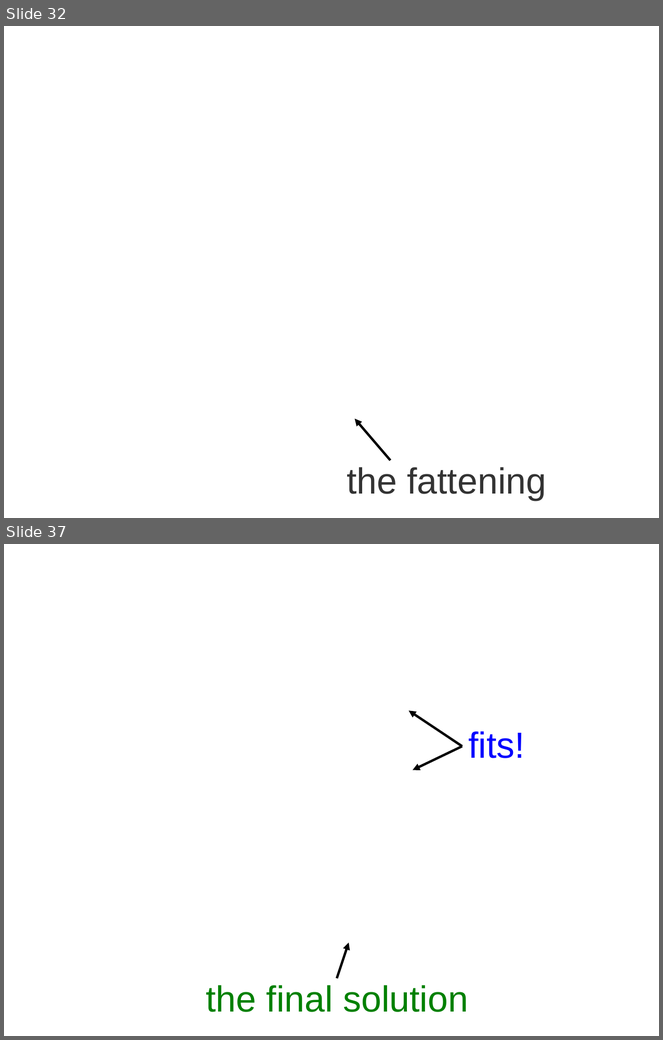
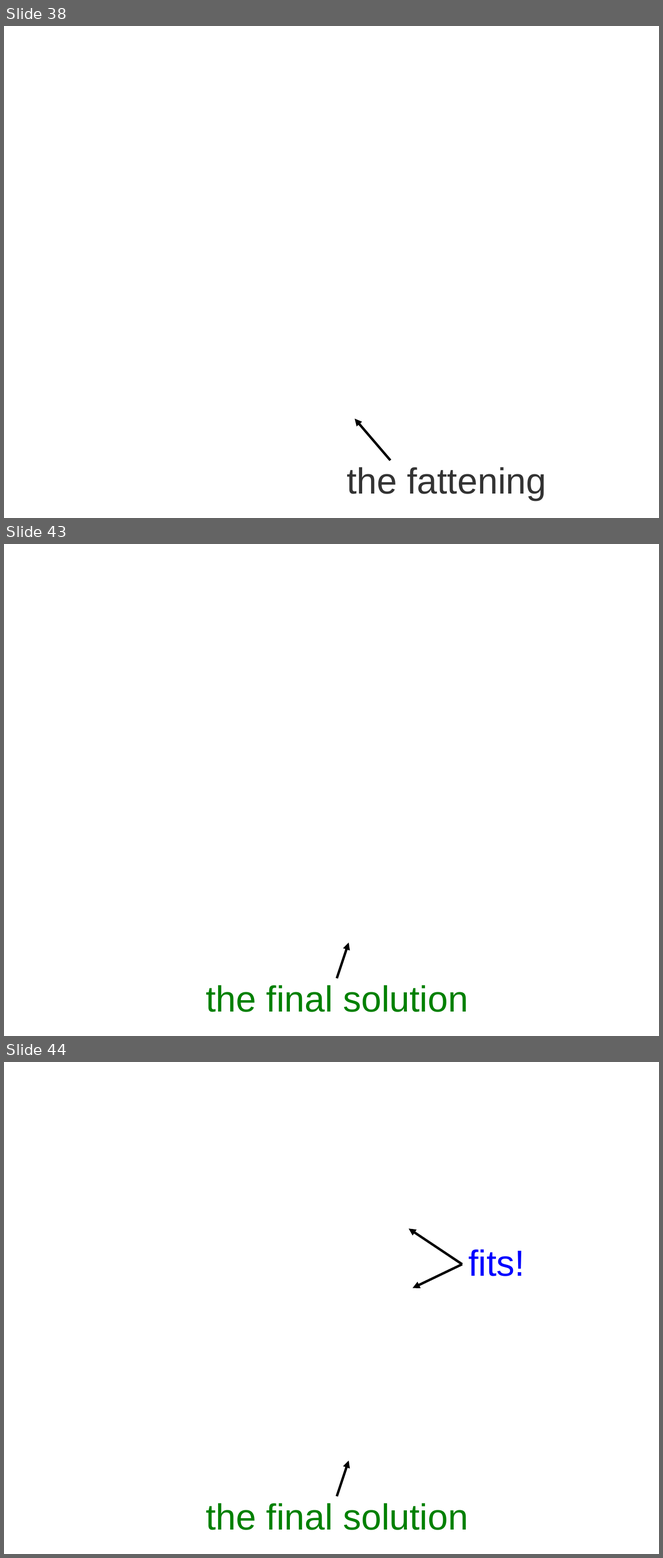
Before and after one commit to leouieda/agu-cancun2013, a slide deck: presentation/uieda_oliveirajr_barbosa.odp. Shown one above the other, each under a label of ours: slides 32 and 37 before the commit, slides 38, 43 and 44 after it; the slides between them are not shown. The pictures are 663x1040 and 663x1558 pixels, drawn with LibreOffice and Linux fonts; fonts in the diff are those of the drawing; background and template pictures are left out. Boxes give left, top, right and bottom in pixels: in the first picture for what was removed or moved away, otherwise in the second. Text is boxed around its words. In the diff, an @@ line names an element or a change of style, - is before the commit and + after.

```diff
--- a/presentation/uieda_oliveirajr_barbosa.odp
+++ b/presentation/uieda_oliveirajr_barbosa.odp
@@ slide 43 added at (4,544,659,1036), background picture (left out) @@
@@ arrow added from (337, 978) to (349, 942), #000000 2.89 pt @@
@@ text added at (206,985,468,1012), 44 pt, text #008000 @@
+the final solution
@@ what was slide 32 is now slide 38 @@
@@ what was slide 37 is now slide 44 @@
```
Also in this commit, not shown: 5 slides changed, 30 other slides added, 2 slides removed.
